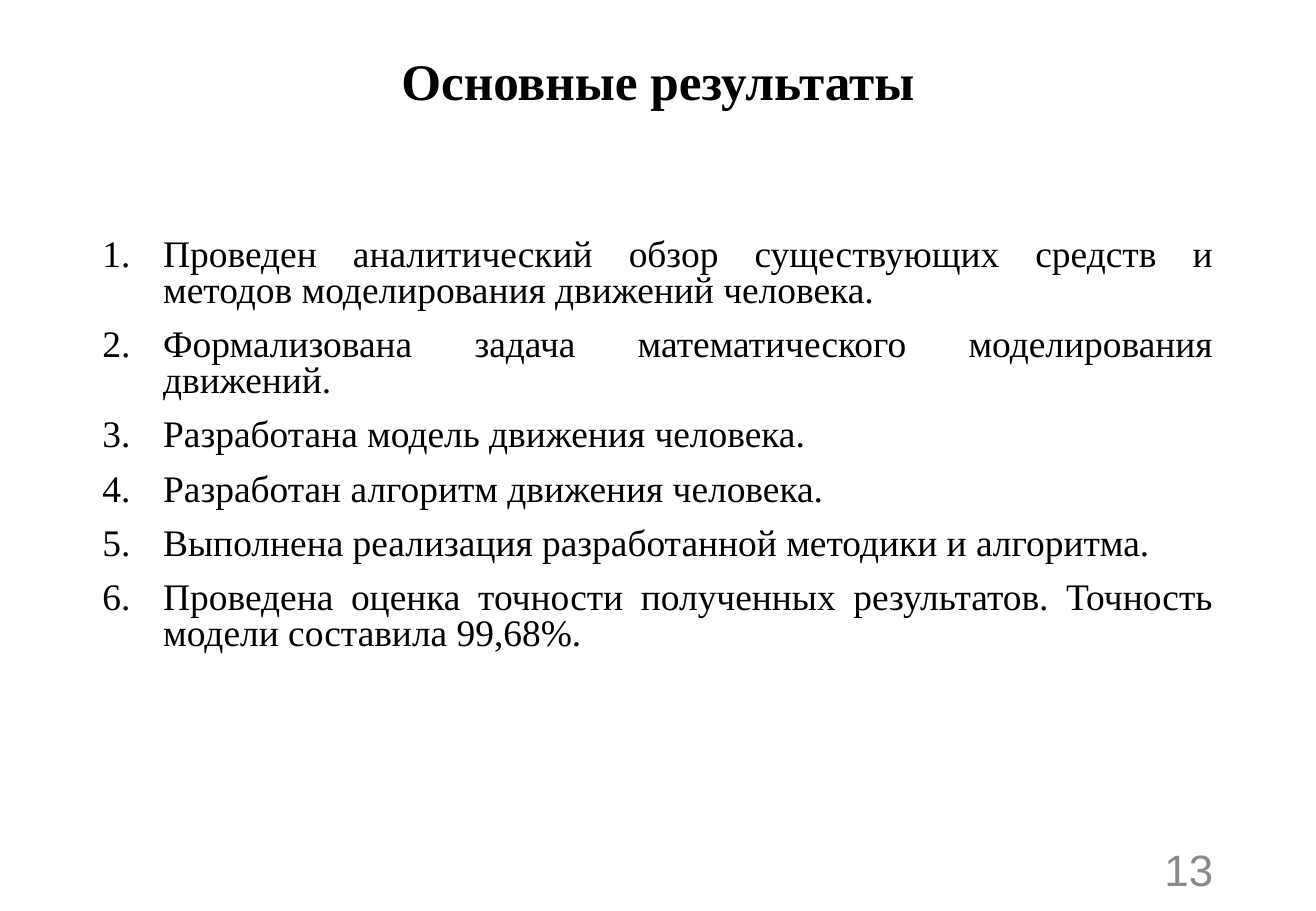
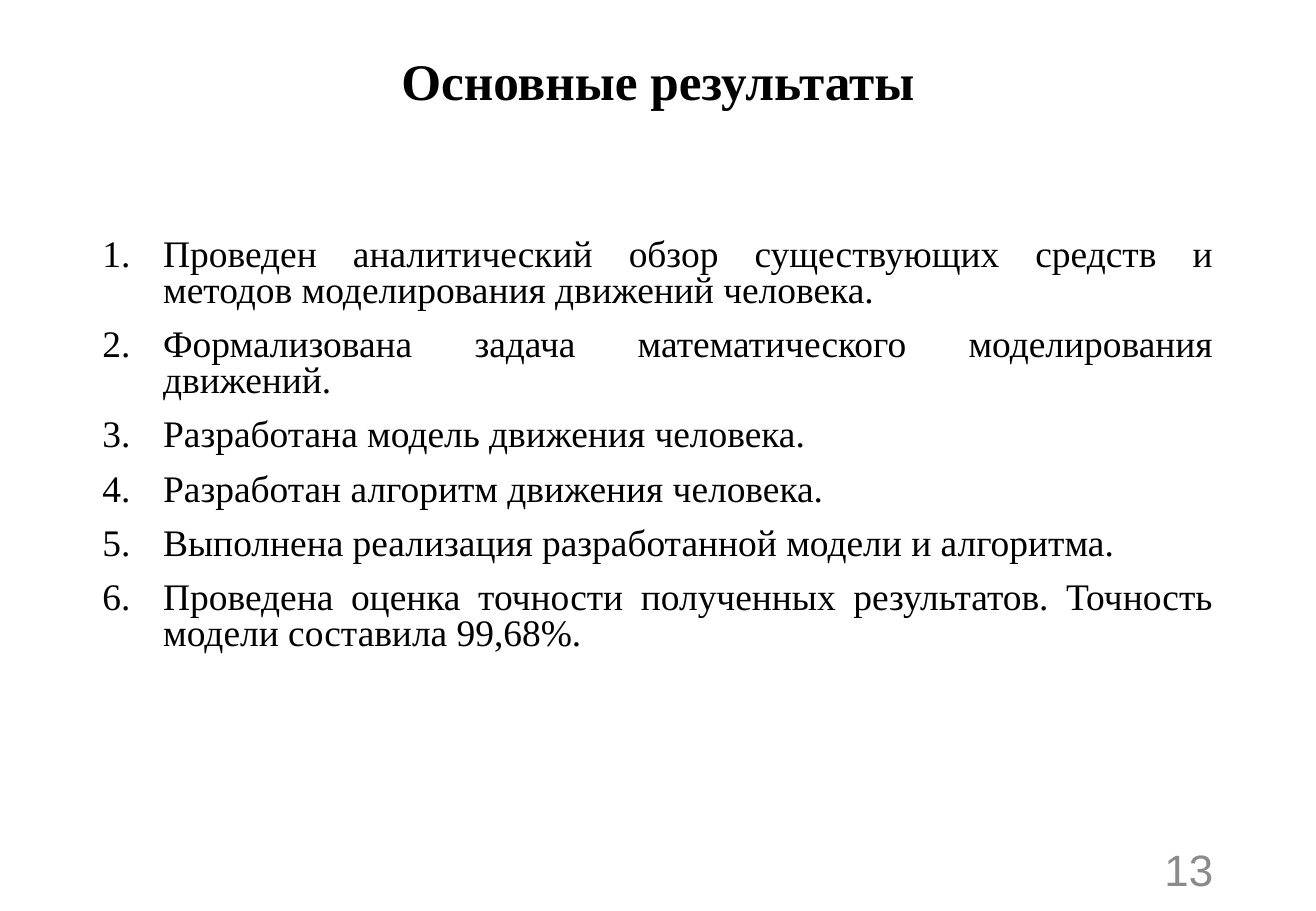
Before and after one commit to n7arti/MIET.Magistratura, a slide deck: slide 13 of Диссертация/Смотр 2 курс 2 семестр/Артамонова_презентация.pptx. Drawn at 1316x911 pixels with LibreOffice and Linux fonts; fonts in the diff are those of the drawing. Boxes give left, top, right and bottom in pixels: in the first picture for what was removed or moved away, otherwise in the second. Text is boxed around its words. In the diff, an @@ line names an element or a change of style, - is before the commit and + after.

```diff
--- a/Диссертация/Смотр 2 курс 2 семестр/Артамонова_презентация.pptx
+++ b/Диссертация/Смотр 2 курс 2 семестр/Артамонова_презентация.pptx
@@ text at bbox=[163, 529, 1114, 563]: text changed @@
-5. Выполнена реализация разработанной методики и алгоритма.
+5. Выполнена реализация разработанной модели и алгоритма.
```
Also in this commit, not shown: 4 other slides changed, 2 other files.
